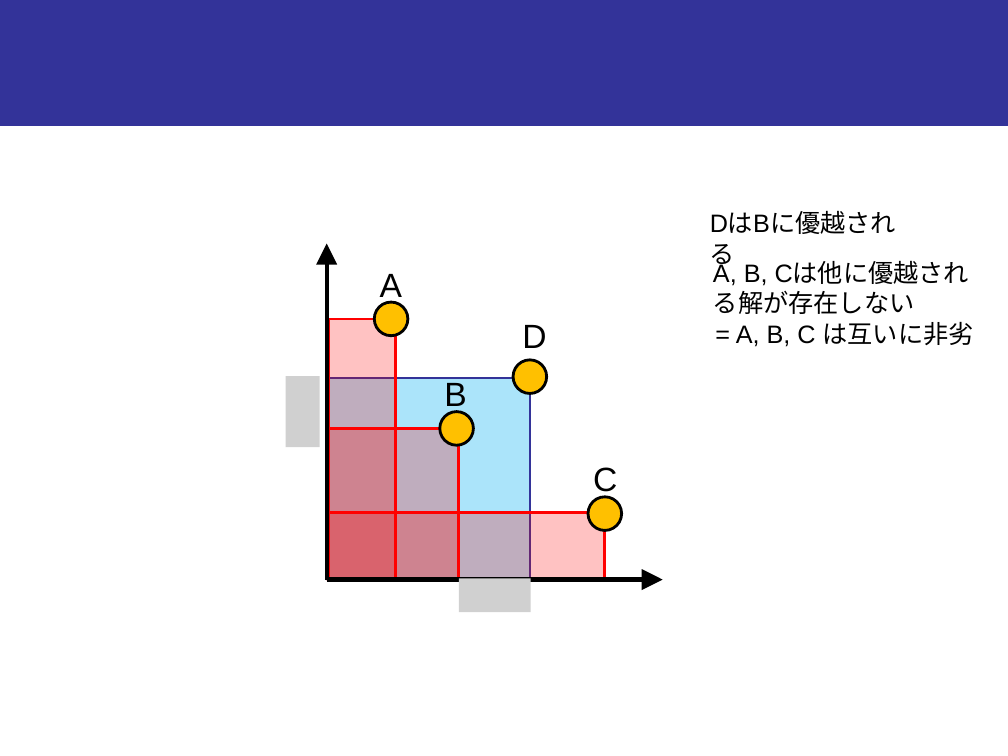
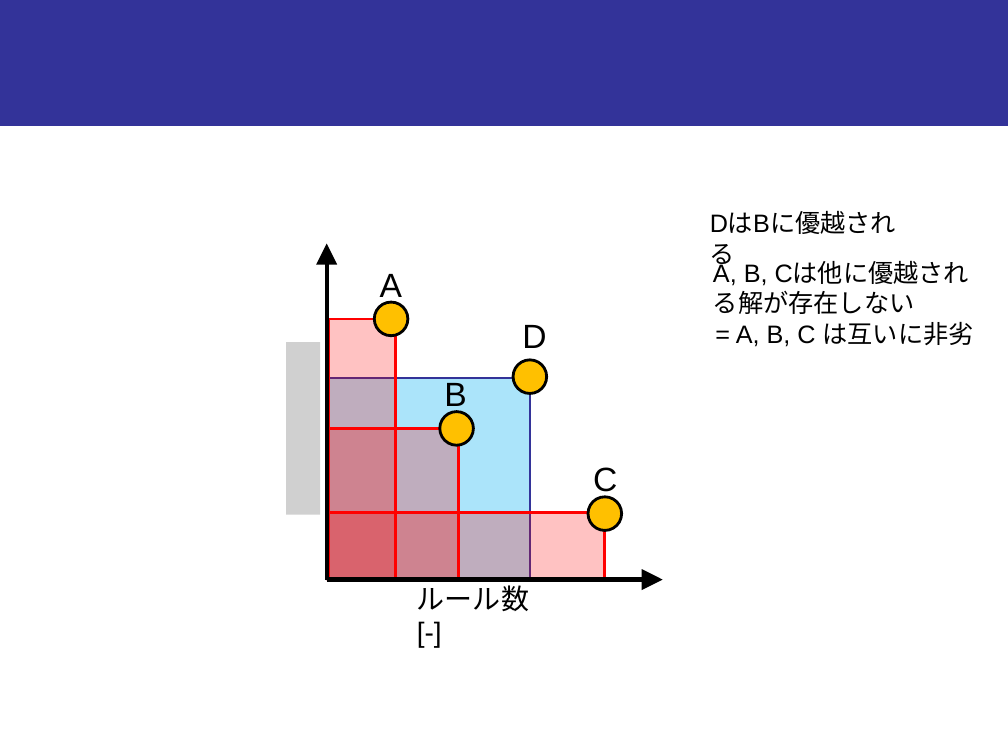
Before and after one commit to onikUone/Junior_slides, a slide deck: slide 28 of スライド_v1.pptx (slide 22 before the commit). Drawn at 1008x756 pixels with LibreOffice and Linux fonts; fonts in the diff are those of the drawing; grey boxes stand for pictures. Boxes give left, top, right and bottom in pixels: in the first picture for what was removed or moved away, otherwise in the second. Text is boxed around its words. In the diff, an @@ line names an element or a change of style, - is before the commit and + after.

Commit message:
1/21 2:41

```diff
--- a/スライド_v1.pptx
+++ b/スライド_v1.pptx
@@ picture added at <box>286,342,320,515</box> @@
@@ picture removed at <box>286,376,320,448</box> @@
@@ text added at <box>417,581,529,611</box>, 20 pt, text #000000 @@
+ルール数 [-]
@@ picture removed at <box>459,579,530,613</box> @@
```
Also in this commit, not shown: 5 other slides changed, 7 slides added, 1 slide removed.
